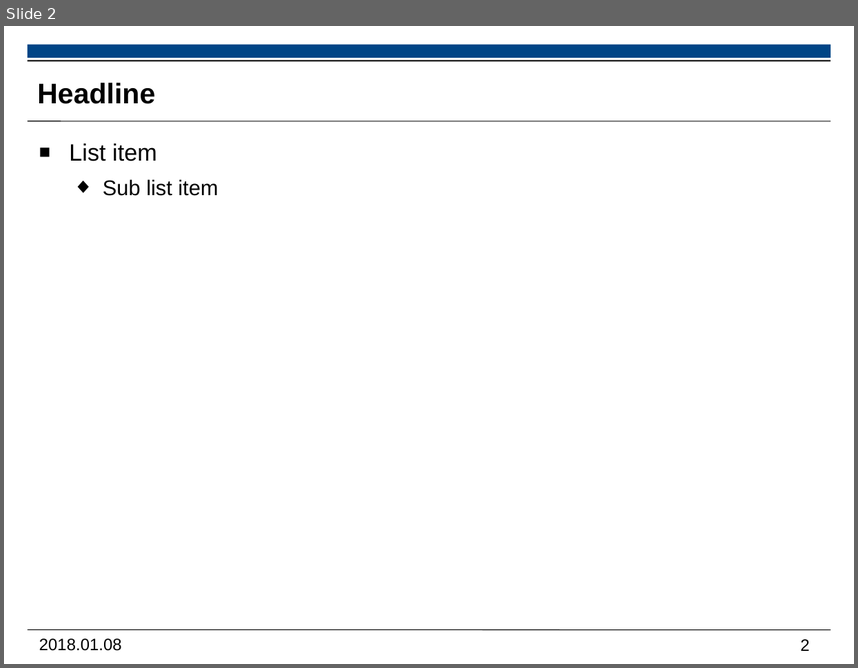
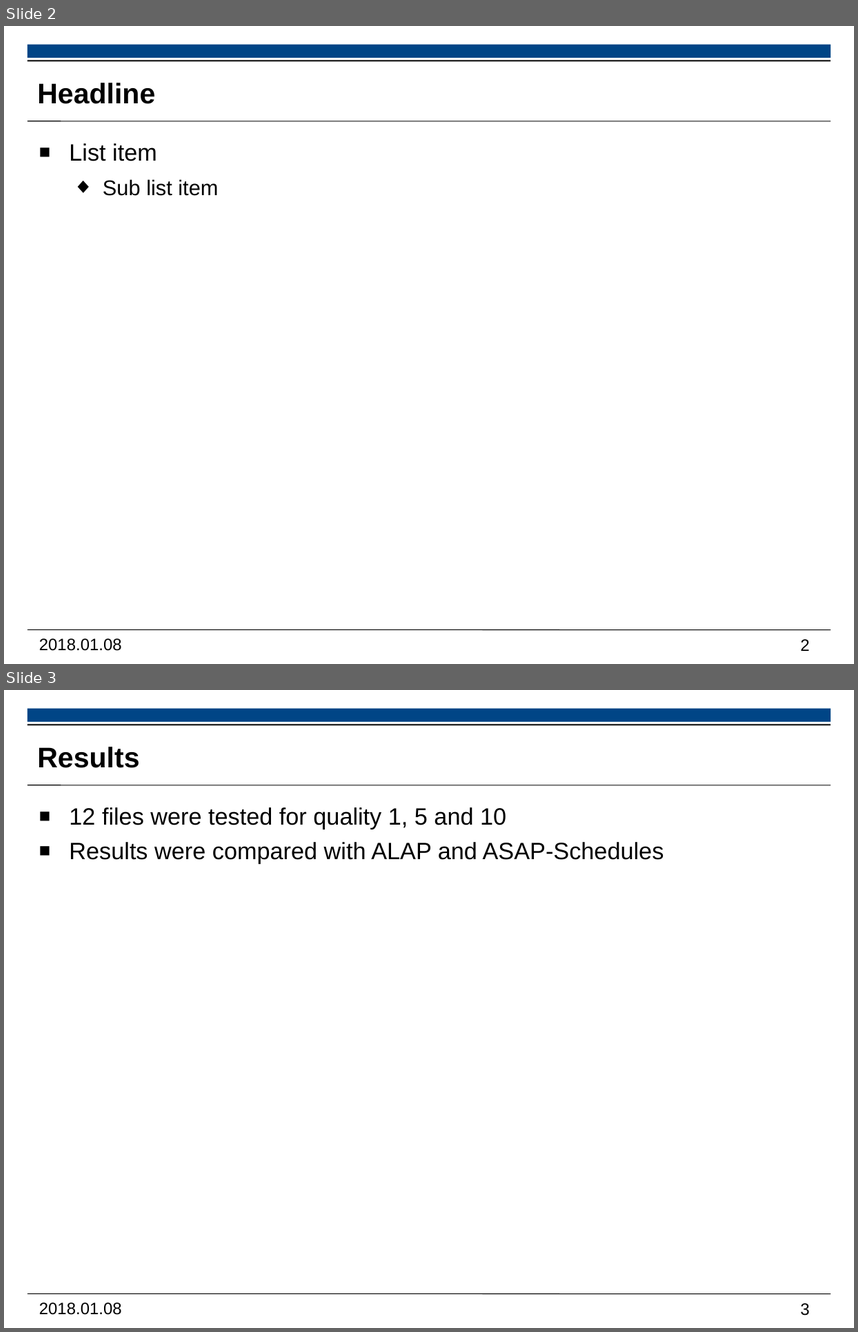
Before and after one commit to mitjastachowiak/SDC_SimulatedAnnealing, a slide deck: documentation/Presentation.odp. Shown one above the other, each under a label of ours: slide 2 before the commit, slides 2 and 3 after it. The pictures are 858x668 and 858x1332 pixels, drawn with LibreOffice and Linux fonts; fonts in the diff are those of the drawing; background and template pictures are left out. Boxes give left, top, right and bottom in pixels: in the first picture for what was removed or moved away, otherwise in the second. Text is boxed around its words. In the diff, an @@ line names an element or a change of style, - is before the commit and + after.

Commit message:
results added to presentation

```diff
--- a/documentation/Presentation.odp
+++ b/documentation/Presentation.odp
@@ slide 3 added at box(4, 690, 854, 1328), background #FFFFFF; not listed: 6 template elements that a slide beside it also shows @@
@@ title added at box(37, 747, 139, 768), 24 pt, text #000000, bold @@
+Results
@@ text added at box(69, 807, 664, 863), 20 pt, text #000000 @@
+■ 12 files were tested for quality 1, 5 and 10
+■ Results were compared with ALAP and ASAP-Schedules
```
Also in this commit, not shown: 1 slide changed, 2 other slides added.
